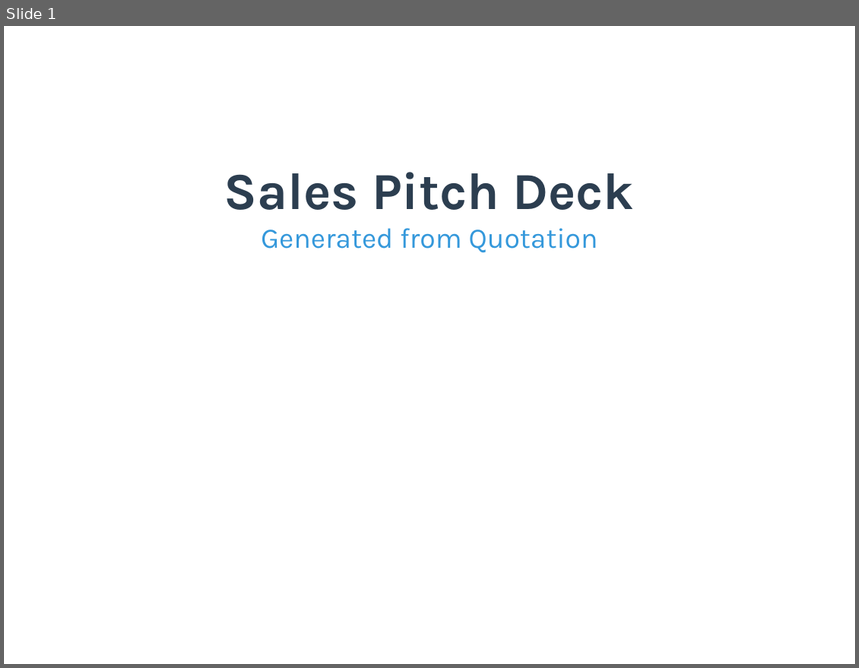
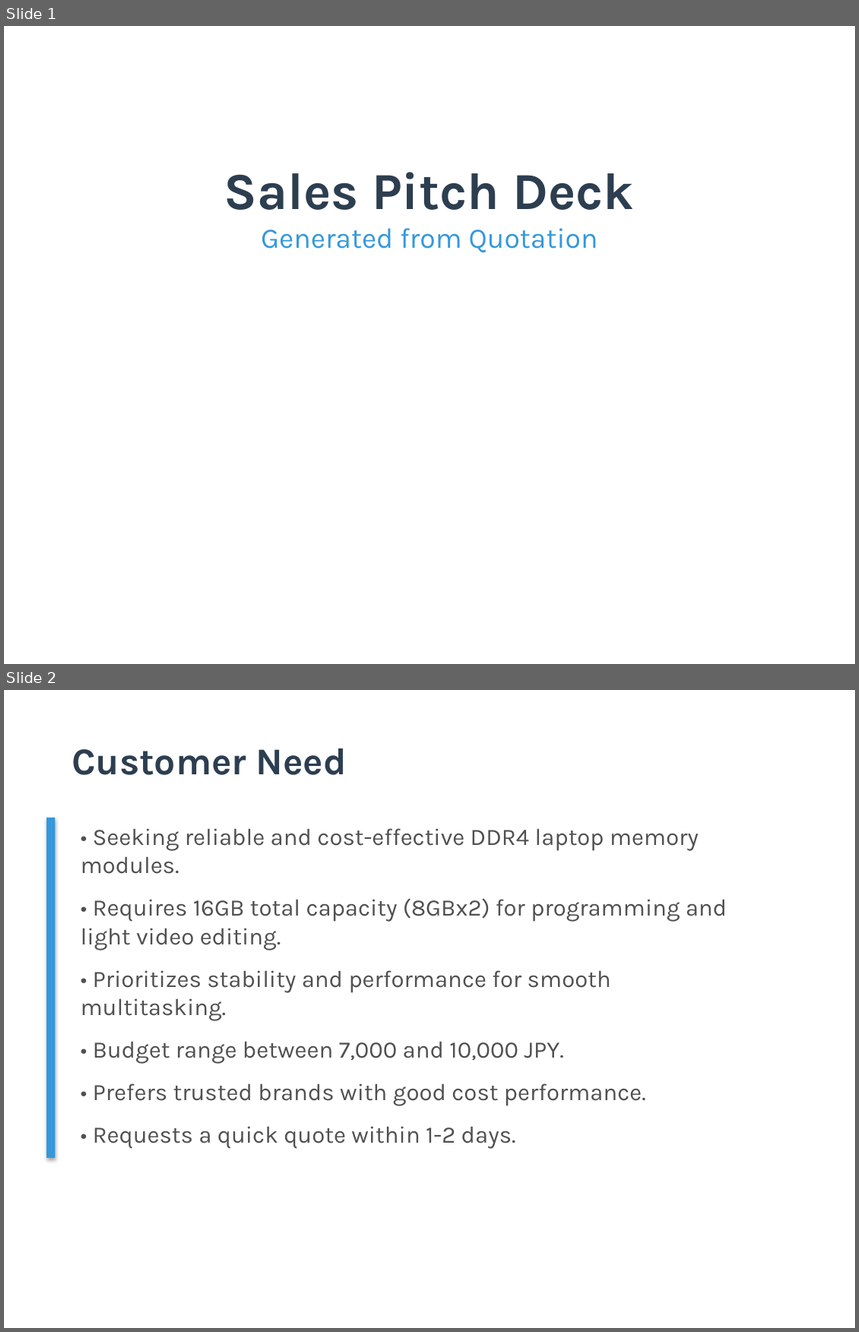
Before and after one commit to TejasGupta-27/b2b-sales-backend, a slide deck: Data/pitch_decks/pitch_deck_001.pptx. Shown one above the other, each under a label of ours: slide 1 before the commit, slides 1 and 2 after it. The pictures are 859x668 and 859x1332 pixels, drawn with LibreOffice and Linux fonts; fonts in the diff are those of the drawing. Boxes give left, top, right and bottom in pixels: in the first picture for what was removed or moved away, otherwise in the second. Text is boxed around its words. In the diff, an @@ line names an element or a change of style, - is before the commit and + after.

```diff
--- a/Data/pitch_decks/pitch_deck_001.pptx
+++ b/Data/pitch_decks/pitch_deck_001.pptx
@@ slide 2 added at [4,690,855,1328], background #FFFFFF @@
@@ text added at [72,749,347,775], 32 pt, text #2C3E50, bold @@
+Customer Need
@@ rectangle added at [47,818,55,1158], fill #3498DB @@
@@ text added at [81,828,727,1149], 20 pt, text #505050 @@
+• Seeking reliable and cost-effective DDR4 laptop memory modules.
+• Requires 16GB total capacity (8GBx2) for programming and light video editing.
+• Prioritizes stability and performance for smooth multitasking.
+• Budget range between 7,000 and 10,000 JPY.
+• Prefers trusted brands with good cost performance.
+• Requests a quick quote within 1-2 days.
```
Also in this commit, not shown: 1 slide changed, 7 other slides added, 8 slides removed, 23 other files.
